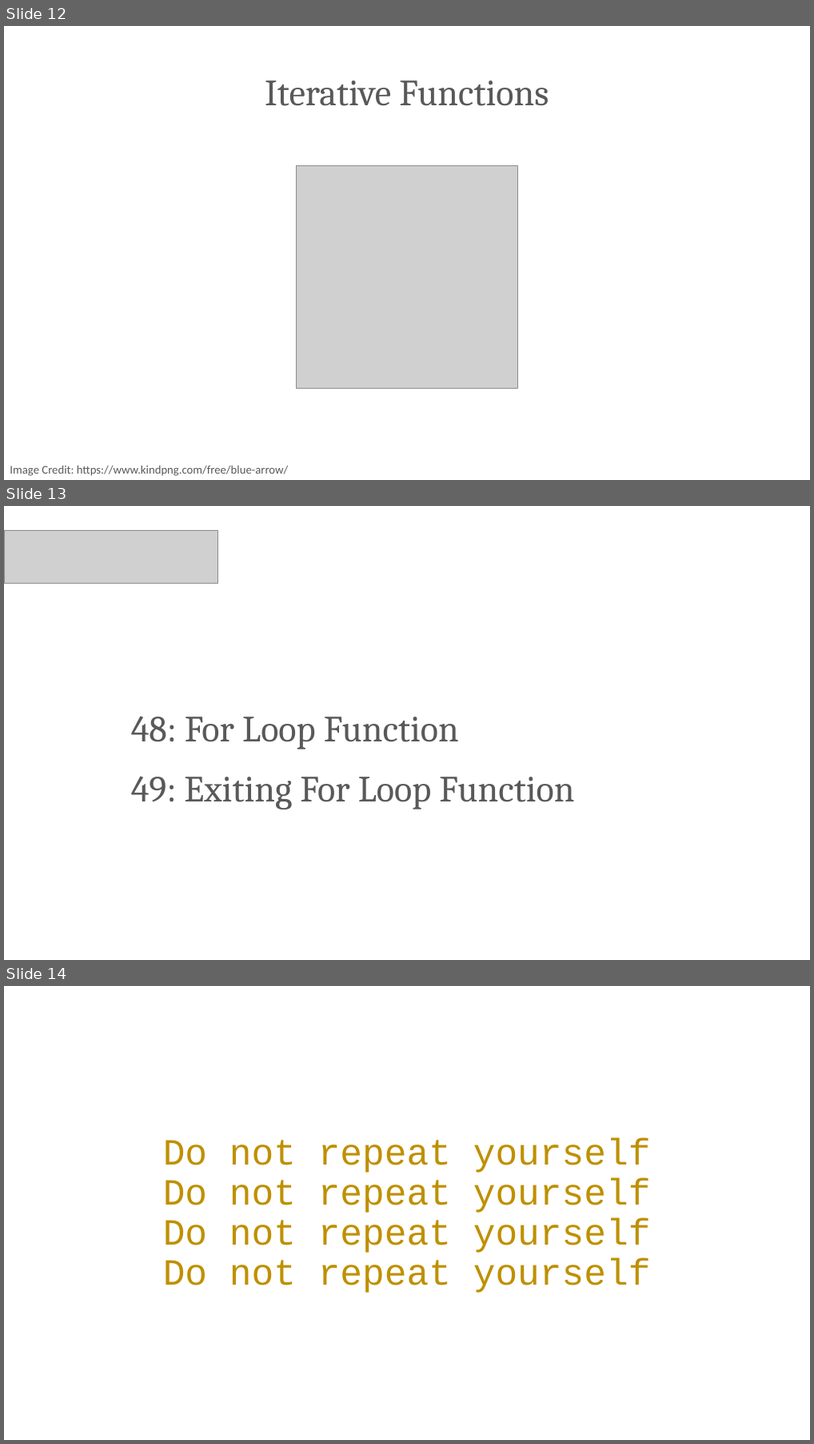
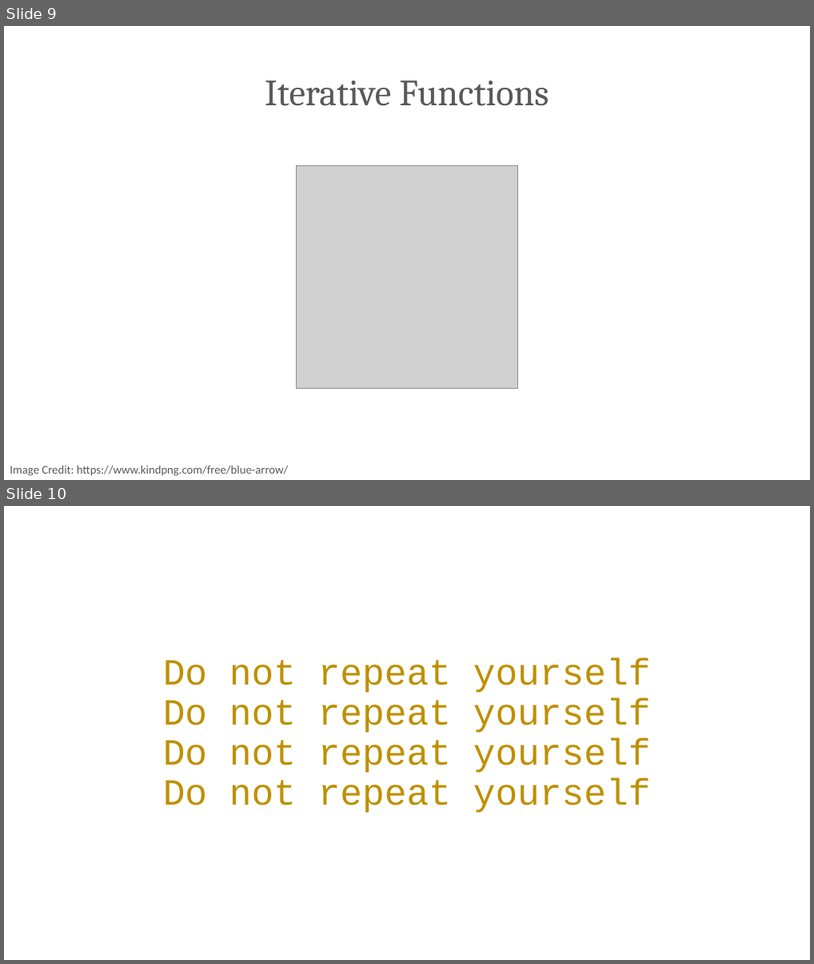
Before and after one commit to PracticumAI/python, a slide deck: presentations/03_functions.pptx. Shown one above the other, each under a label of ours: slides 12, 13 and 14 before the commit, slides 9 and 10 after it. The pictures are 814x1444 and 814x964 pixels, drawn with LibreOffice and Linux fonts; fonts in the diff are those of the drawing; grey boxes stand for pictures. Boxes give left, top, right and bottom in pixels: in the first picture for what was removed or moved away, otherwise in the second. Text is boxed around its words. In the diff, an @@ line names an element or a change of style, - is before the commit and + after.

```diff
--- a/presentations/03_functions.pptx
+++ b/presentations/03_functions.pptx
@@ slide 13 removed at <box>4,506,810,960</box>, background #FFFFFF @@
@@ picture removed at <box>4,530,218,584</box> @@
@@ title removed at <box>131,716,459,749</box> @@
-48: For Loop Function
@@ text removed at <box>131,776,574,809</box> @@
-49: Exiting For Loop Function
@@ what was slide 12 is now slide 9 @@
@@ what was slide 14 is now slide 10 @@
```
Also in this commit, not shown: 4 other slides removed, 4 other files.
